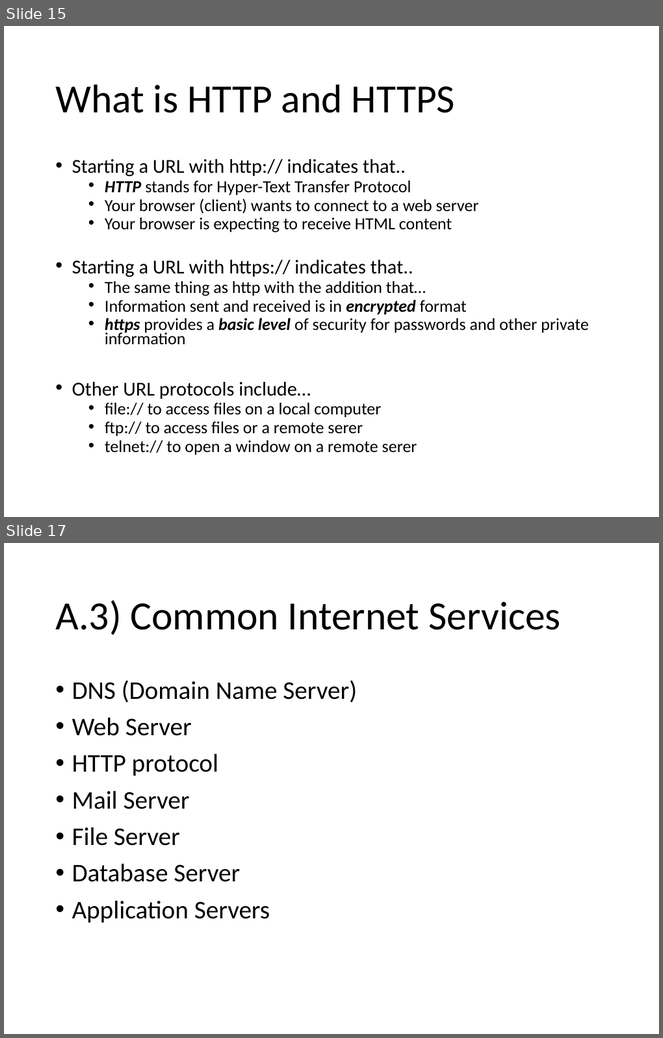
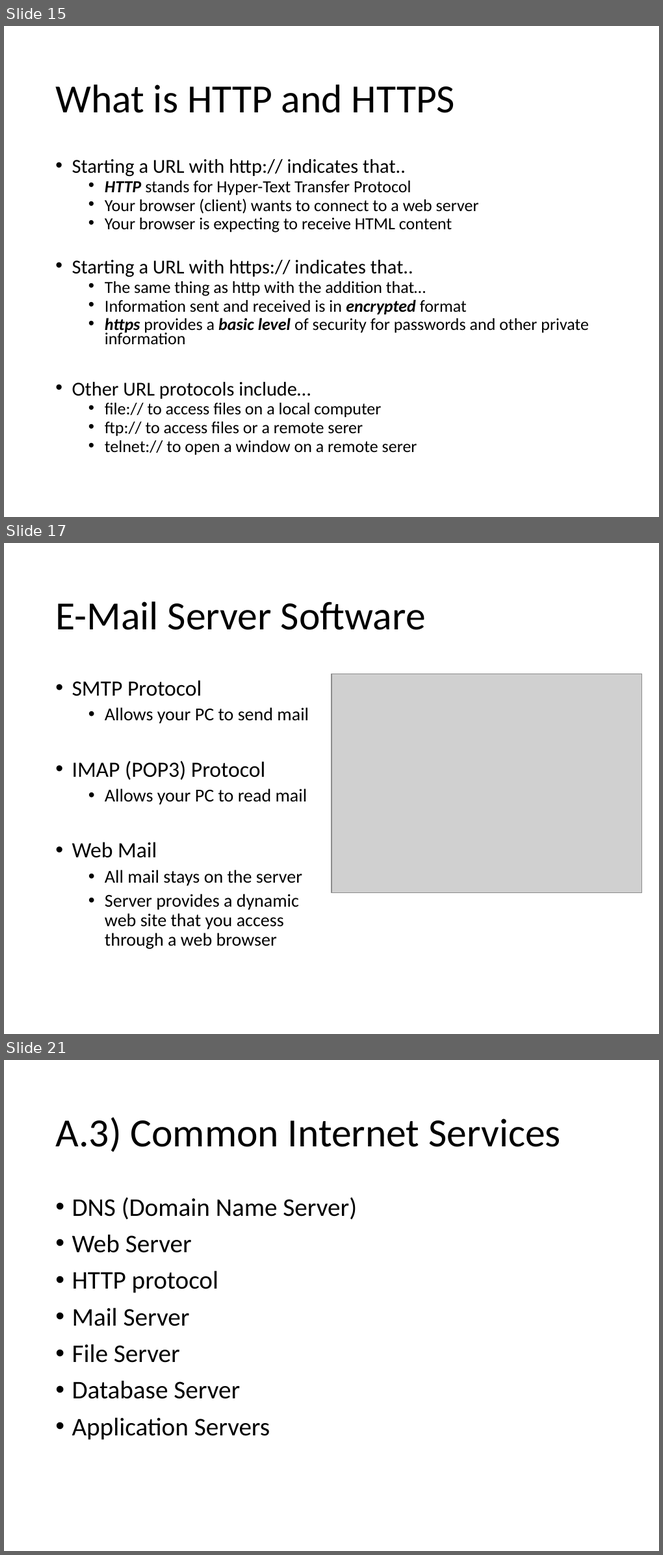
Before and after one commit to Greg5519/ICS2O0, a slide deck: Topic A Understanding Computers/A.8 Lesson - World Wide Web.pptx. Shown one above the other, each under a label of ours: slides 15 and 17 before the commit, slides 15, 17 and 21 after it; the slides between them are not shown. The pictures are 663x1038 and 663x1555 pixels, drawn with LibreOffice and Linux fonts; fonts in the diff are those of the drawing; grey boxes stand for pictures. Boxes give left, top, right and bottom in pixels: in the first picture for what was removed or moved away, otherwise in the second. Text is boxed around its words. In the diff, an @@ line names an element or a change of style, - is before the commit and + after.

```diff
--- a/Topic A Understanding Computers/A.8 Lesson - World Wide Web.pptx
+++ b/Topic A Understanding Computers/A.8 Lesson - World Wide Web.pptx
@@ slide 17 added at [4, 543, 659, 1034], background #FFFFFF @@
@@ title added at [55, 601, 426, 630], 44 pt, text #000000 @@
+E-Mail Server Software
@@ picture added at [332, 674, 642, 893] @@
@@ text added at [72, 680, 309, 949], 20 pt, text #000000 @@
+• SMTP Protocol
+  • Allows your PC to send mail
+• IMAP (POP3) Protocol
+  • Allows your PC to read mail
+• Web Mail
+  • All mail stays on the server
+  • Server provides a dynamic
+    web site that you access
+    through a web browser
@@ what was slide 17 is now slide 21 @@
```
Also in this commit, not shown: 1 slide changed, 3 other slides added, 2 other files.
